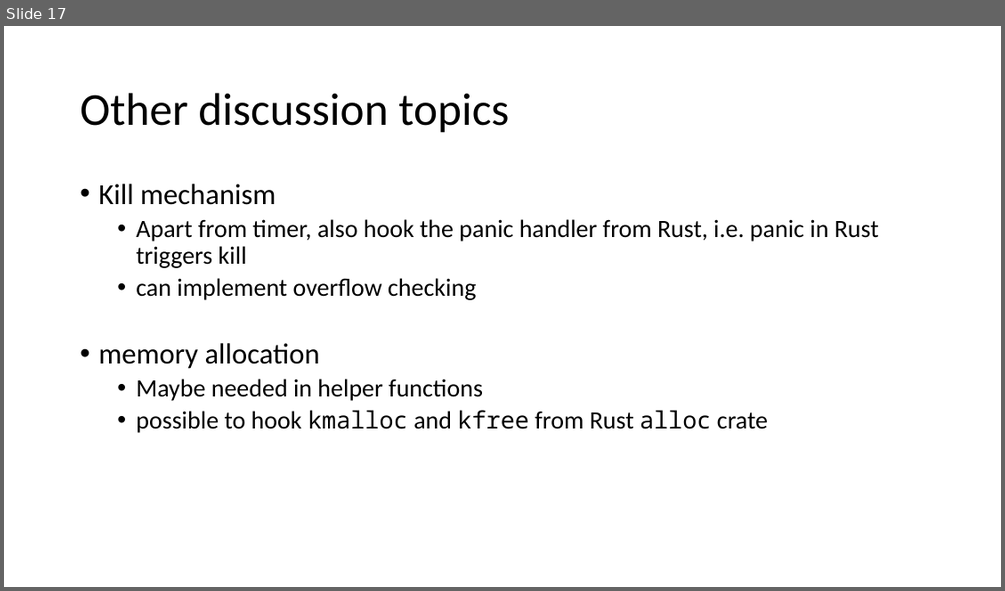
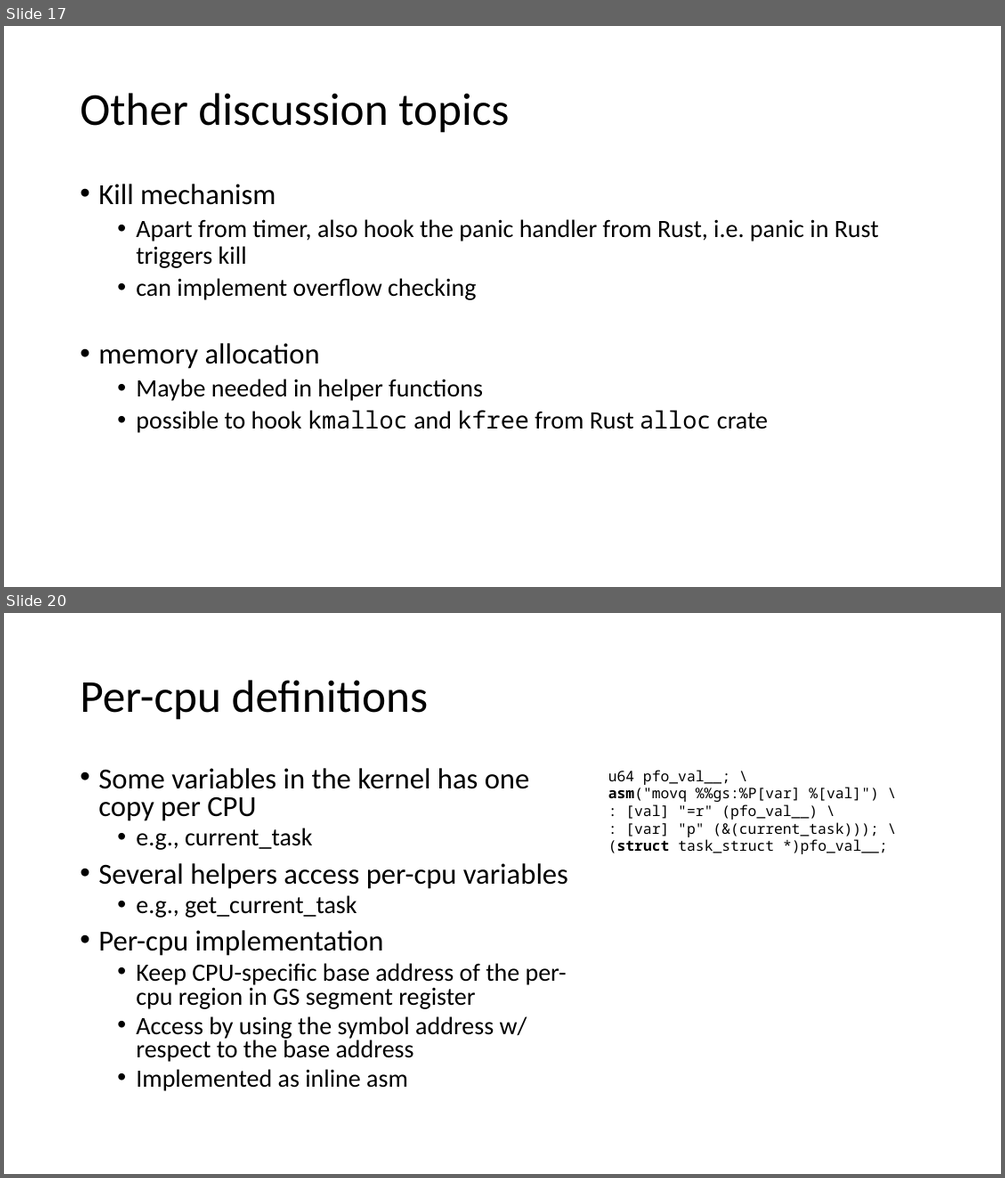
Before and after one commit to tianyin/rex, a slide deck: docs/progress.pptx. Shown one above the other, each under a label of ours: slide 17 before the commit, slides 17 and 20 after it; the slides between them are not shown. The pictures are 1005x591 and 1005x1178 pixels, drawn with LibreOffice and Linux fonts; fonts in the diff are those of the drawing. Boxes give left, top, right and bottom in pixels: in the first picture for what was removed or moved away, otherwise in the second. Text is boxed around its words. In the diff, an @@ line names an element or a change of style, - is before the commit and + after.

```diff
--- a/docs/progress.pptx
+++ b/docs/progress.pptx
@@ slide 20 added at [4, 613, 1001, 1174], background #FFFFFF @@
@@ title added at [80, 680, 429, 720], 44 pt, text #000000 @@
+Per-cpu definitions
@@ text added at [98, 768, 568, 1091], 24 pt, text #000000 @@
+• Some variables in the kernel has one copy per CPU
+  • e.g., current_task
+• Several helpers access per-cpu variables
+  • e.g., get_current_task
+• Per-cpu implementation
+  • Keep CPU-specific base address of the per-cpu region in GS segment register
+  • Access by using the symbol address w/ respect to the base address
+  • Implemented as inline asm
@@ text added at [608, 770, 888, 854], 14 pt, text #000000 @@
+u64 pfo_val__; \
+asm("movq %%gs:%P[var] %[val]") \
+: [val] "=r" (pfo_val__) \
+: [var] "p" (&(current_task))); \
+(struct task_struct *)pfo_val__;
```
Also in this commit, not shown: 9 other slides added.
